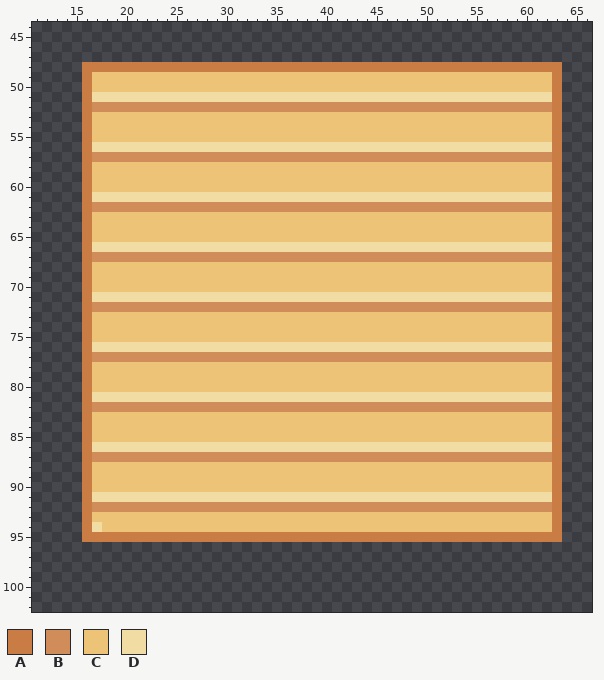
Two states of a pixel-art file, src/_assets/tilesets.aseprite. This is how it looked before the edit.
240x240 pixels, 1 frame. Colours within 5 levels of each other are drawn and written as one. Shown: x 11..66, y 44..102. The commit also changed other parts of the picture, which this record leaves out.
Visible layers, top first: "Layer 1 #2", "stone wall", "floor3", "floor2", "room floor", "Layer 1".
Palette (. is transparent): A #c97d44  B #d08c59  C #edc377  D #f1dda3
Pixels before, first column x 16:
48 AAAAAAAAAAAAAAAAAAAAAAAAAAAAAAAAAAAAAAAAAAAAAAAA
49 ACCCCCCCCCCCCCCCCCCCCCCCCCCCCCCCCCCCCCCCCCCCCCCA
50 ACCCCCCCCCCCCCCCCCCCCCCCCCCCCCCCCCCCCCCCCCCCCCCA
51 ADDDDDDDDDDDDDDDDDDDDDDDDDDDDDDDDDDDDDDDDDDDDDDA
52 ABBBBBBBBBBBBBBBBBBBBBBBBBBBBBBBBBBBBBBBBBBBBBBA
53 ACCCCCCCCCCCCCCCCCCCCCCCCCCCCCCCCCCCCCCCCCCCCCCA
54 ACCCCCCCCCCCCCCCCCCCCCCCCCCCCCCCCCCCCCCCCCCCCCCA
55 ACCCCCCCCCCCCCCCCCCCCCCCCCCCCCCCCCCCCCCCCCCCCCCA
56 ADDDDDDDDDDDDDDDDDDDDDDDDDDDDDDDDDDDDDDDDDDDDDDA
57 ABBBBBBBBBBBBBBBBBBBBBBBBBBBBBBBBBBBBBBBBBBBBBBA
58 ACCCCCCCCCCCCCCCCCCCCCCCCCCCCCCCCCCCCCCCCCCCCCCA
59 ACCCCCCCCCCCCCCCCCCCCCCCCCCCCCCCCCCCCCCCCCCCCCCA
60 ACCCCCCCCCCCCCCCCCCCCCCCCCCCCCCCCCCCCCCCCCCCCCCA
61 ADDDDDDDDDDDDDDDDDDDDDDDDDDDDDDDDDDDDDDDDDDDDDDA
62 ABBBBBBBBBBBBBBBBBBBBBBBBBBBBBBBBBBBBBBBBBBBBBBA
63 ACCCCCCCCCCCCCCCCCCCCCCCCCCCCCCCCCCCCCCCCCCCCCCA
64 ACCCCCCCCCCCCCCCCCCCCCCCCCCCCCCCCCCCCCCCCCCCCCCA
65 ACCCCCCCCCCCCCCCCCCCCCCCCCCCCCCCCCCCCCCCCCCCCCCA
66 ADDDDDDDDDDDDDDDDDDDDDDDDDDDDDDDDDDDDDDDDDDDDDDA
67 ABBBBBBBBBBBBBBBBBBBBBBBBBBBBBBBBBBBBBBBBBBBBBBA
68 ACCCCCCCCCCCCCCCCCCCCCCCCCCCCCCCCCCCCCCCCCCCCCCA
69 ACCCCCCCCCCCCCCCCCCCCCCCCCCCCCCCCCCCCCCCCCCCCCCA
70 ACCCCCCCCCCCCCCCCCCCCCCCCCCCCCCCCCCCCCCCCCCCCCCA
71 ADDDDDDDDDDDDDDDDDDDDDDDDDDDDDDDDDDDDDDDDDDDDDDA
72 ABBBBBBBBBBBBBBBBBBBBBBBBBBBBBBBBBBBBBBBBBBBBBBA
73 ACCCCCCCCCCCCCCCCCCCCCCCCCCCCCCCCCCCCCCCCCCCCCCA
74 ACCCCCCCCCCCCCCCCCCCCCCCCCCCCCCCCCCCCCCCCCCCCCCA
75 ACCCCCCCCCCCCCCCCCCCCCCCCCCCCCCCCCCCCCCCCCCCCCCA
76 ADDDDDDDDDDDDDDDDDDDDDDDDDDDDDDDDDDDDDDDDDDDDDDA
77 ABBBBBBBBBBBBBBBBBBBBBBBBBBBBBBBBBBBBBBBBBBBBBBA
78 ACCCCCCCCCCCCCCCCCCCCCCCCCCCCCCCCCCCCCCCCCCCCCCA
79 ACCCCCCCCCCCCCCCCCCCCCCCCCCCCCCCCCCCCCCCCCCCCCCA
80 ACCCCCCCCCCCCCCCCCCCCCCCCCCCCCCCCCCCCCCCCCCCCCCA
81 ADDDDDDDDDDDDDDDDDDDDDDDDDDDDDDDDDDDDDDDDDDDDDDA
82 ABBBBBBBBBBBBBBBBBBBBBBBBBBBBBBBBBBBBBBBBBBBBBBA
83 ACCCCCCCCCCCCCCCCCCCCCCCCCCCCCCCCCCCCCCCCCCCCCCA
84 ACCCCCCCCCCCCCCCCCCCCCCCCCCCCCCCCCCCCCCCCCCCCCCA
85 ACCCCCCCCCCCCCCCCCCCCCCCCCCCCCCCCCCCCCCCCCCCCCCA
86 ADDDDDDDDDDDDDDDDDDDDDDDDDDDDDDDDDDDDDDDDDDDDDDA
87 ABBBBBBBBBBBBBBBBBBBBBBBBBBBBBBBBBBBBBBBBBBBBBBA
88 ACCCCCCCCCCCCCCCCCCCCCCCCCCCCCCCCCCCCCCCCCCCCCCA
89 ACCCCCCCCCCCCCCCCCCCCCCCCCCCCCCCCCCCCCCCCCCCCCCA
90 ACCCCCCCCCCCCCCCCCCCCCCCCCCCCCCCCCCCCCCCCCCCCCCA
91 ADDDDDDDDDDDDDDDDDDDDDDDDDDDDDDDDDDDDDDDDDDDDDDA
92 ABBBBBBBBBBBBBBBBBBBBBBBBBBBBBBBBBBBBBBBBBBBBBBA
93 ACCCCCCCCCCCCCCCCCCCCCCCCCCCCCCCCCCCCCCCCCCCCCCA
94 ADCCCCCCCCCCCCCCCCCCCCCCCCCCCCCCCCCCCCCCCCCCCCCA
95 AAAAAAAAAAAAAAAAAAAAAAAAAAAAAAAAAAAAAAAAAAAAAAAA
After:
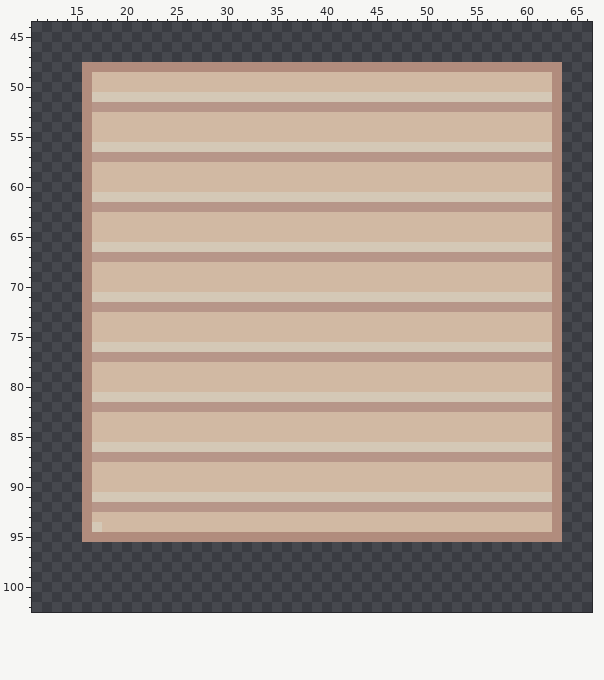
What changed:
colour A: #c97d44 -> #b18c7d
colour B: #d08c59 -> #b79689
colour C: #edc377 -> #d1b9a3
colour D: #f1dda3 -> #d4c8b6
Boxes around the changes in both pictures, in picture pixels (x1, y1, x2, y2):
changed: (82, 62, 562, 542)
